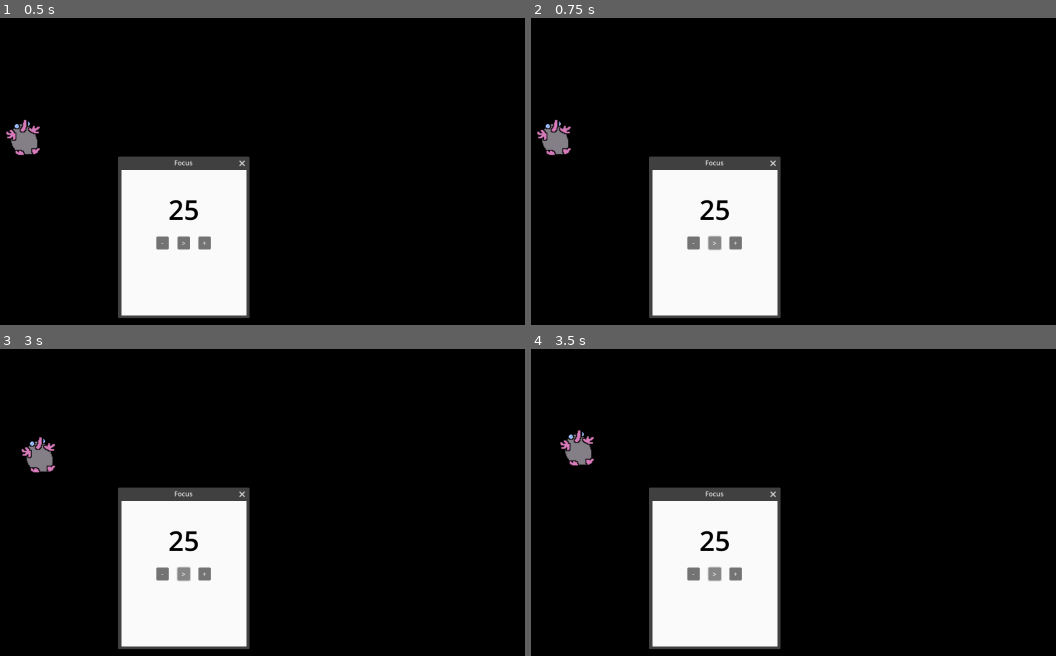
Above: before the commit, frames 1-4 (two rows, left to right).
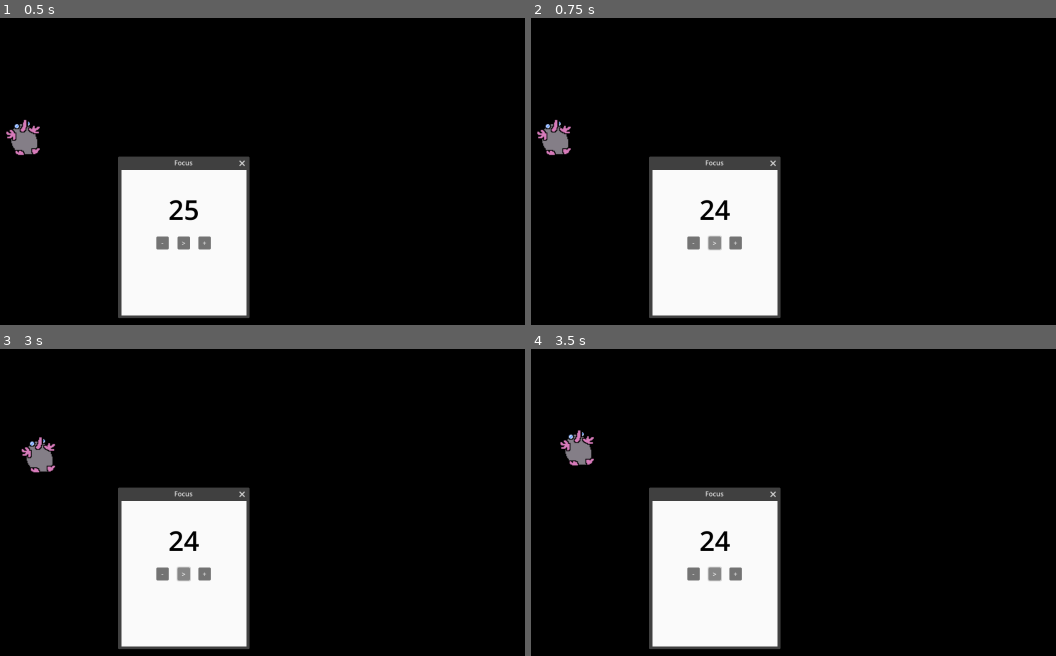
Above: after the commit, the same moments.

Repository: DaniMaccari/Desktop-pet---test
Game: Godot game, scene res://scenes/desktop.tscn
Same seed, same stepped clock (60 frames per second), same inputs: the game is played once before the commit and once after it. This scene is started directly instead of the project's main scene.
Inputs:
- Up to frame 1 (0.5 s): no input
- Up to frame 2 (0.75 s): click ">" at 0.5 s
- Up to frame 3 (3 s): click "+" at 1.25 s; click "-" at 2 s; click ">" at 2.75 s
- Up to frame 4 (3.5 s): no input

Frame 1 is identical in both runs. In frame 2, 0.1% of the frame differs, in the area x 35-38%, y 59-67%; in frame 3, 0.1%; in frame 4, 0.1%.

Commit message:
Add to-do window

Diff:
--- a/desktop-plant/scenes/timer_window.tscn
+++ b/desktop-plant/scenes/timer_window.tscn
@@ -38,7 +38,7 @@
 autowrap_mode = 0
 
 [node name="Timer" type="Timer" parent="."]
-wait_time = 59.0
+wait_time = 60.0
 
 [node name="TestButton" type="Button" parent="."]
 anchors_preset = 8
--- /dev/null
+++ b/desktop-plant/scenes/todo_window.tscn
@@ -0,0 +1,41 @@
+[gd_scene format=3 uid="uid://ywh37sepxojh"]
+
+[node name="ToDoWindow" type="Window"]
+auto_translate_mode = 1
+title = "Focus"
+initial_position = 2
+size = Vector2i(300, 350)
+always_on_top = true
+
+[node name="Background" type="ColorRect" parent="."]
+anchors_preset = 15
+anchor_right = 1.0
+anchor_bottom = 1.0
+grow_horizontal = 2
+grow_vertical = 2
+color = Color(0.980392, 0.980392, 0.980392, 1)
+
+[node name="TittleText" type="RichTextLabel" parent="."]
+custom_minimum_size = Vector2(100, 100)
+anchors_preset = 5
+anchor_left = 0.5
+anchor_right = 0.5
+offset_left = -82.0
+offset_right = 82.0
+offset_bottom = 100.0
+grow_horizontal = 2
+theme_override_colors/default_color = Color(0, 0, 0, 1)
+theme_override_font_sizes/normal_font_size = 65
+bbcode_enabled = true
+text = "ToDo
+"
+fit_content = true
+scroll_active = false
+autowrap_mode = 0
+
+[node name="ScrollContainer" type="ScrollContainer" parent="."]
+offset_right = 40.0
+offset_bottom = 40.0
+
+[node name="VScrollBar" type="VScrollBar" parent="ScrollContainer"]
+layout_mode = 2
--- a/desktop-plant/scripts/timer_window.gd
+++ b/desktop-plant/scripts/timer_window.gd
@@ -35,6 +35,7 @@
 		else:
 			clock_time = initial_time
 			in_progress = true
+			_on_timer_timeout() #DEBUG
 
 	update_clock_text(clock_time)
 
@@ -44,6 +45,8 @@
 	print("clock ", "tick")
 	clock_time -= 1
 	update_clock_text(clock_time)
+	if clock_time <= 0:
+		clock_finished()
 
 
 func update_clock_text(new_time) -> void:
@@ -66,6 +69,11 @@
 	clock_text.append_text("[center]" + time_to_string + "[/center]")
 	#clock_text.append_text(time_to_string)
 
+func clock_finished() -> void:
+	clock_timer.stop()
+	is_active = false
+	print("Timer Acabado")
+	# sonar alarma
 
 
 func _on_add_minutes_button_pressed() -> void:
